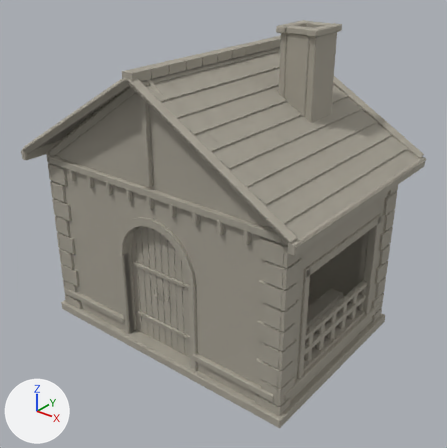
An edit to the glTF model sjrpg_3d/assets/models/architecture/stable/model.glb, drawn before and after from the same camera.
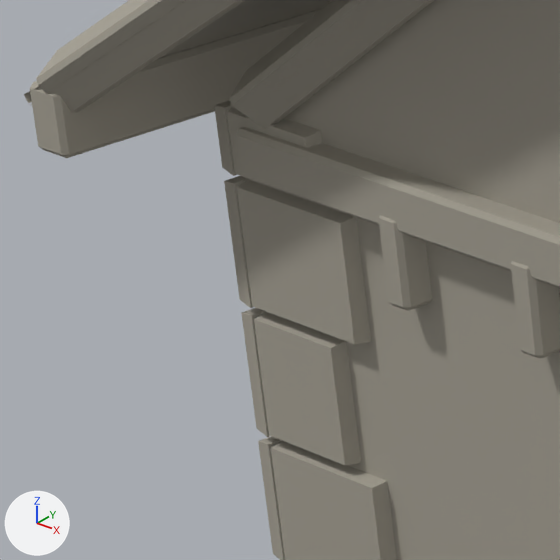
The first picture shows the older version from a 50 mm camera at (5.97, -7.38, 6.45) aimed at (0.22, -0.18, 1.99). The close-ups show the older and then the newer version on the part from 4% to 21% of the width and 31% to 48% of the height of that picture. Only the edits that show in the close-ups are written down. The axes (+X, +Y, +Z) are drawn at lower left. The lights are the same throughout. Where no turn or scale is listed for an object, it has been applied to the vertices. Vertices at exactly the same position are counted once.

Before the edit, the objects in view are built like this:
```python
me_mesh_0 = bpy.data.meshes.new('Mesh_0')
me_mesh_0.from_pydata(...)  # 1308 vertices, 2164 faces; spans x -2.44..2.44, y -1.68..1.68, z 0.0..5.14
me_mesh_0.materials.append(mat_material_stone)  # grey #a6a194
me_mesh_2 = bpy.data.meshes.new('Mesh_2')
me_mesh_2.from_pydata(...)  # 1744 vertices, 3156 faces; spans x -2.66..2.66, y -1.92..1.92, z 0.18..4.7
me_mesh_2.materials.append(mat_material_wood)  # grey #a6a194
me_mesh_5 = bpy.data.meshes.new('Mesh_5')
me_mesh_5.from_pydata(...)  # 1214 vertices, 896 faces; spans x -2.67..2.67, y -1.9..1.9, z 3.06..4.74
me_mesh_5.materials.append(mat_material_slate)  # grey #a6a194
ob_house_sw_slate = bpy.data.objects.new('House_sw_slate', me_mesh_5)
ob_house_sw_slate.location = (0.0, 0.0, 0.0)
ob_house_sw_stone = bpy.data.objects.new('House_sw_stone', me_mesh_0)
ob_house_sw_stone.location = (0.0, 0.0, 0.0)
ob_house_sw_wood = bpy.data.objects.new('House_sw_wood', me_mesh_2)
ob_house_sw_wood.location = (0.0, 0.0, 0.0)
# also in view: 'House_sw_wall' at (0.0, 0.0, 2.38)
```
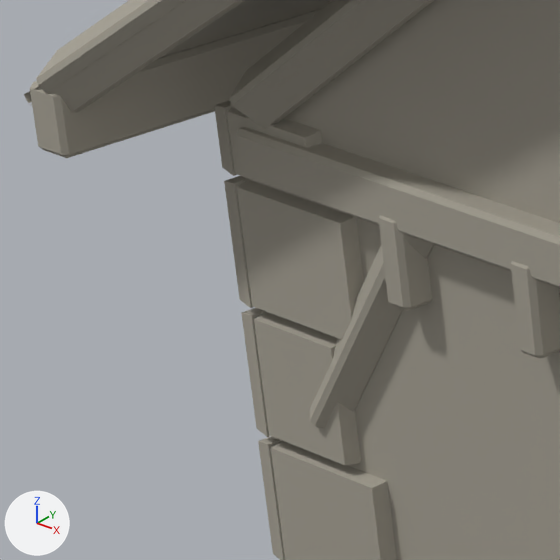
What differs and where, as boxes [x1, y1, x2, y2] in the close-ups (560 x 560 px):
'House_sw_wood', reshaped: before [30, 0, 560, 359]; after [30, 0, 560, 428]
part 1 of me_mesh_2, added: after [310, 233, 434, 428]

The change in detail:
me_mesh_2 is used by ob_house_sw_wood; location (0.0, 0.0, 0.0).
me_mesh_2 had 1744 vertices, 3156 faces and spanned x -2.66..2.66, y -1.92..1.92, z 0.18..4.7.
me_mesh_2 now has 1958 vertices, 3508 faces and spans x -2.66..2.66, y -1.92..1.92, z 0.18..4.7.
me_mesh_2 part 1: 50 vertices added at x -2.4..-1.67, y -1.65..-1.0, z 2.31..2.96.
Other edits to the shape of me_mesh_2 do not show in these pictures.
